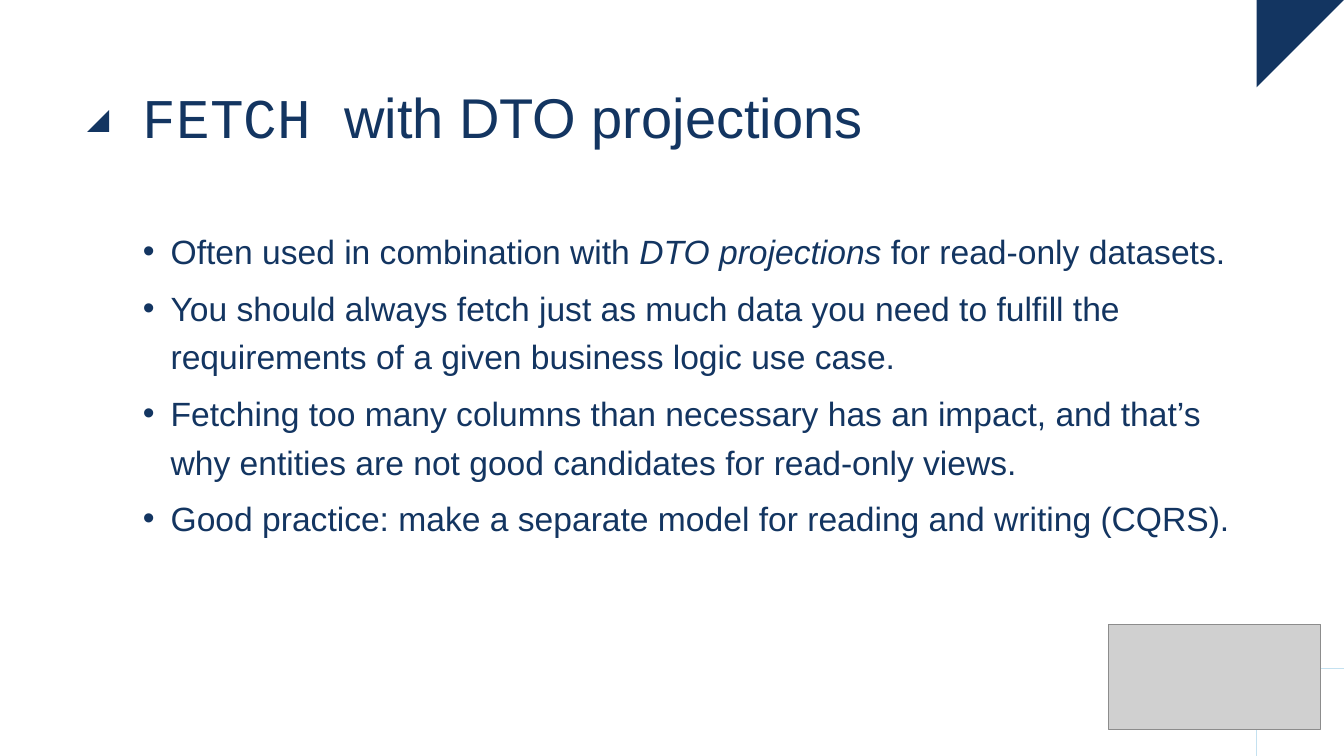
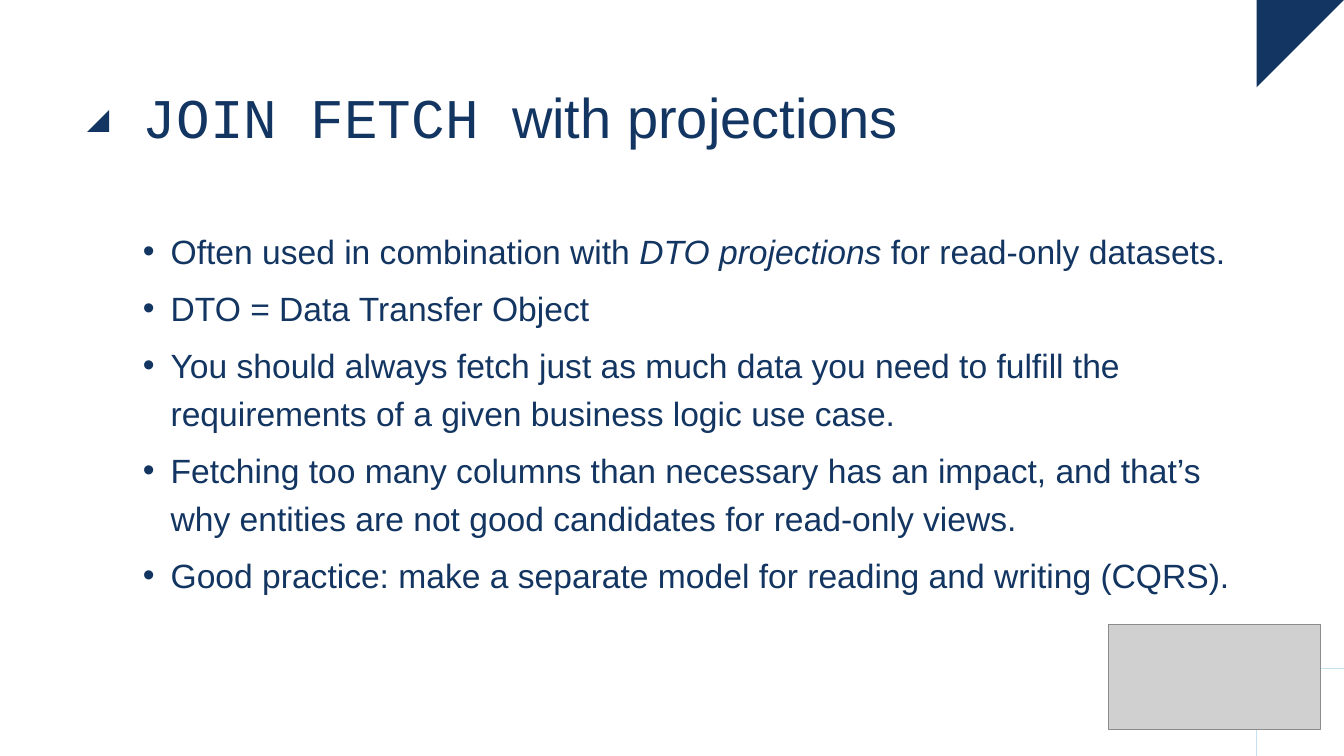
Before and after one commit to raoulvdberge/jpa-with-hibernate, a slide deck: slide 26 of slides.pptx. Drawn at 1344x756 pixels with LibreOffice and Linux fonts; fonts in the diff are those of the drawing; grey boxes stand for pictures. Boxes give left, top, right and bottom in pixels: in the first picture for what was removed or moved away, otherwise in the second. Text is boxed around its words. In the diff, an @@ line names an element or a change of style, - is before the commit and + after.

```diff
--- a/slides.pptx
+++ b/slides.pptx
@@ title at (x1=143, y1=97, x2=898, y2=148): text changed @@
-FETCH with DTO projections
+JOIN FETCH with projections
@@ text at (x1=171, y1=296, x2=589, y2=328): paragraph added @@
+• DTO = Data Transfer Object
```
Also in this commit, not shown: 12 other slides changed, 2 slides added, 3 other files.
